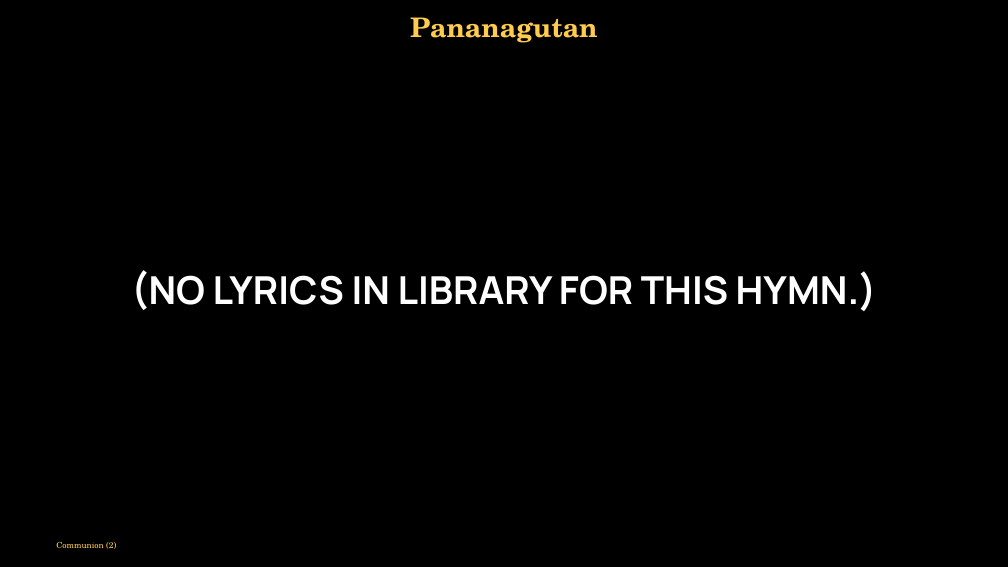
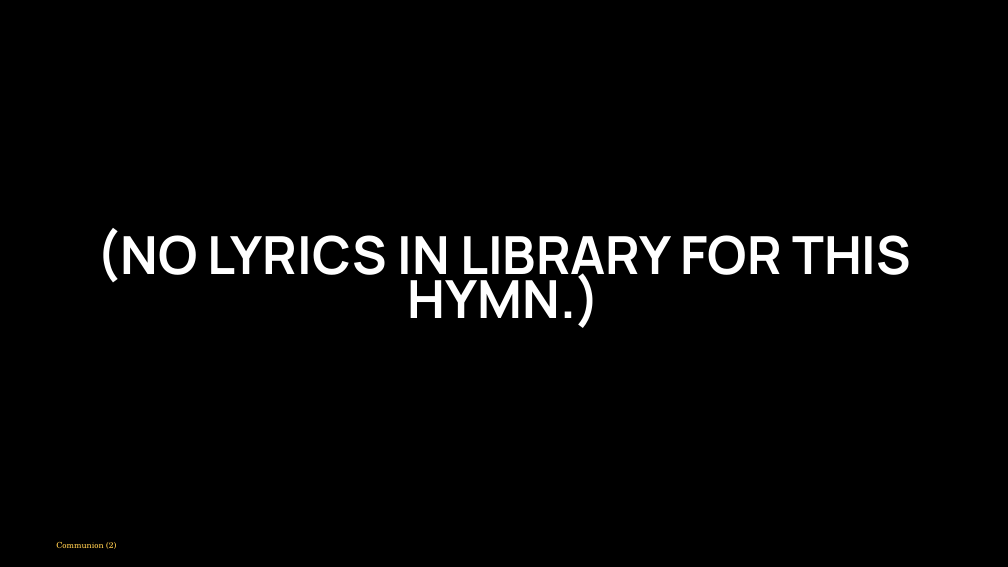
Before and after one commit to divinogabriel9/verbum, a slide deck: slide 62 of outputs/GFCC7Jun2026_TheSolemnityoftheMostHolyBodyandBloodofChrist.pptx (slide 69 before the commit). Drawn at 1008x567 pixels with LibreOffice and Linux fonts; fonts in the diff are those of the drawing. Boxes give left, top, right and bottom in pixels: in the first picture for what was removed or moved away, otherwise in the second. Text is boxed around its words. In the diff, an @@ line names an element or a change of style, - is before the commit and + after.

```diff
--- a/outputs/GFCC7Jun2026_TheSolemnityoftheMostHolyBodyandBloodofChrist.pptx
+++ b/outputs/GFCC7Jun2026_TheSolemnityoftheMostHolyBodyandBloodofChrist.pptx
@@ text "(NO LYRICS IN LIBRARY FOR ...": place and size @@
-text "(NO LYRICS IN LIBRARY FOR ..." at <box>131,270,877,311</box>
+text "(NO LYRICS IN LIBRARY FOR ..." at <box>97,228,911,328</box>
@@ text "(NO LYRICS IN LIBRARY FOR ..." at <box>97,228,911,328</box>: size 55 to 75 pt; line spacing 1 to 0.7; less space between paragraphs @@
@@ text removed at <box>410,17,598,43</box> @@
-Pananagutan
```
Also in this commit, not shown: 12 other slides changed, 11 slides removed, 11 other files.
